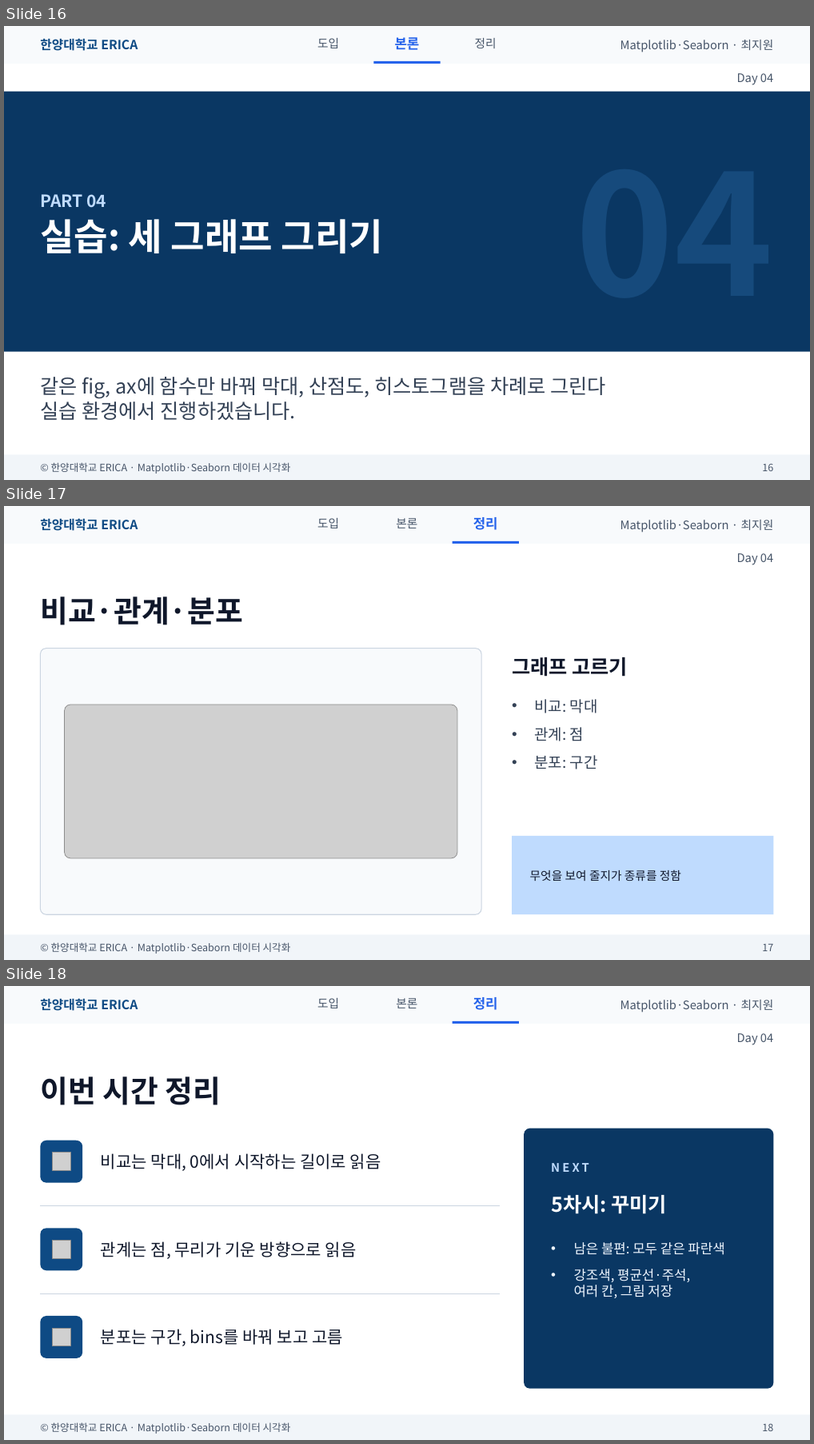
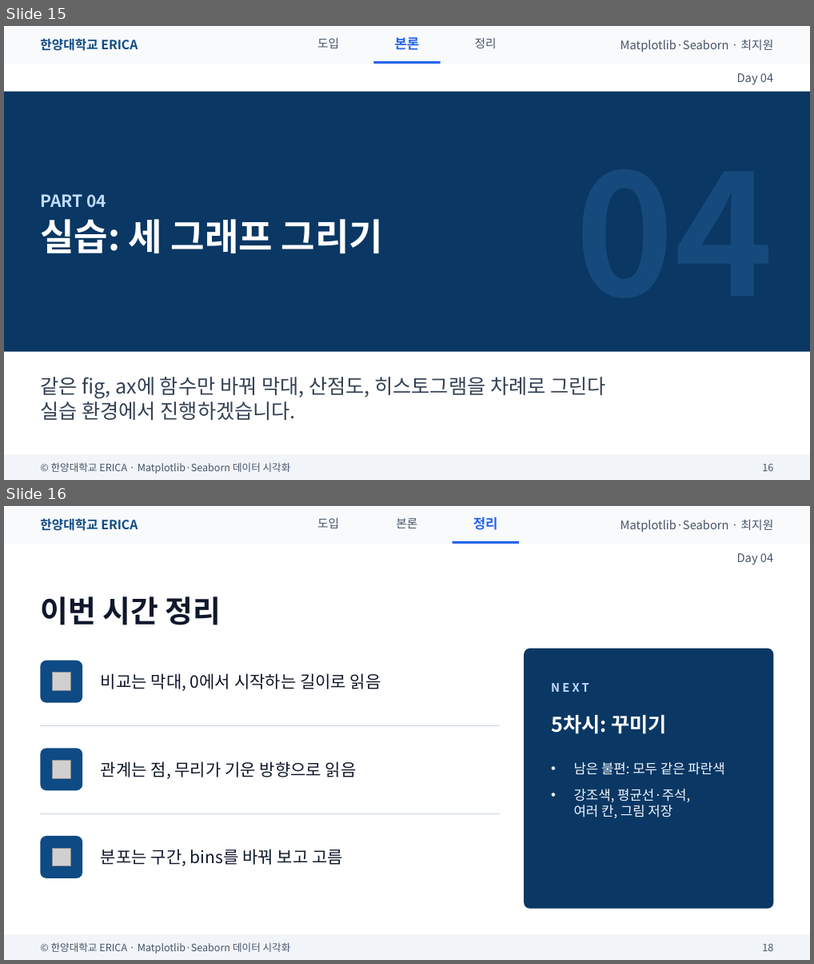
Before and after one commit to wonguwon/generate_lesson, a slide deck: materials/matplotlib-seaborn/ppt/Day04/Day04_막대산점도히스토그램.pptx. Shown one above the other, each under a label of ours: slides 16, 17 and 18 before the commit, slides 15 and 16 after it. The pictures are 814x1444 and 814x964 pixels, drawn with LibreOffice and Linux fonts; fonts in the diff are those of the drawing; grey boxes stand for pictures. Boxes give left, top, right and bottom in pixels: in the first picture for what was removed or moved away, otherwise in the second. Text is boxed around its words. In the diff, an @@ line names an element or a change of style, - is before the commit and + after.

```diff
--- a/materials/matplotlib-seaborn/ppt/Day04/Day04_막대산점도히스토그램.pptx
+++ b/materials/matplotlib-seaborn/ppt/Day04/Day04_막대산점도히스토그램.pptx
@@ slide 17 removed at bbox=[4, 506, 810, 960], background #FFFFFF @@
@@ rectangle removed at bbox=[4, 506, 810, 544] @@
@@ text removed at bbox=[40, 518, 138, 531] @@
-한양대학교 ERICA
@@ text removed at bbox=[318, 518, 339, 528] @@
-도입
@@ text removed at bbox=[396, 518, 418, 528] @@
-본론
@@ text removed at bbox=[474, 517, 498, 530] @@
-정리
@@ text removed at bbox=[621, 520, 774, 532] @@
-Matplotlib·Seaborn · 최지원
@@ rectangle removed at bbox=[453, 541, 519, 544] @@
@@ text removed at bbox=[738, 553, 774, 565] @@
-Day 04
@@ title removed at bbox=[40, 596, 242, 625] @@
-비교·관계·분포
@@ rounded rectangle removed at bbox=[40, 648, 482, 914] @@
@@ text removed at bbox=[512, 657, 628, 676] @@
-그래프 고르기
@@ picture removed at bbox=[65, 704, 458, 858] @@
@@ text removed at bbox=[534, 699, 598, 769] @@
-• 비교: 막대
-• 관계: 점
-• 분포: 구간
@@ rectangle removed at bbox=[512, 836, 774, 914] @@
@@ text removed at bbox=[530, 870, 682, 880] @@
-무엇을 보여 줄지가 종류를 정함
@@ rectangle removed at bbox=[4, 934, 810, 960] @@
@@ text removed at bbox=[51, 942, 291, 953] @@
-© 한양대학교 ERICA · Matplotlib·Seaborn 데이터 시각화
@@ text removed at bbox=[762, 944, 774, 951] @@
-17
@@ what was slide 16 is now slide 15 @@
@@ what was slide 18 is now slide 16 @@
```
Also in this commit, not shown: 4 slides changed, 2 other slides removed, 7 other files.
